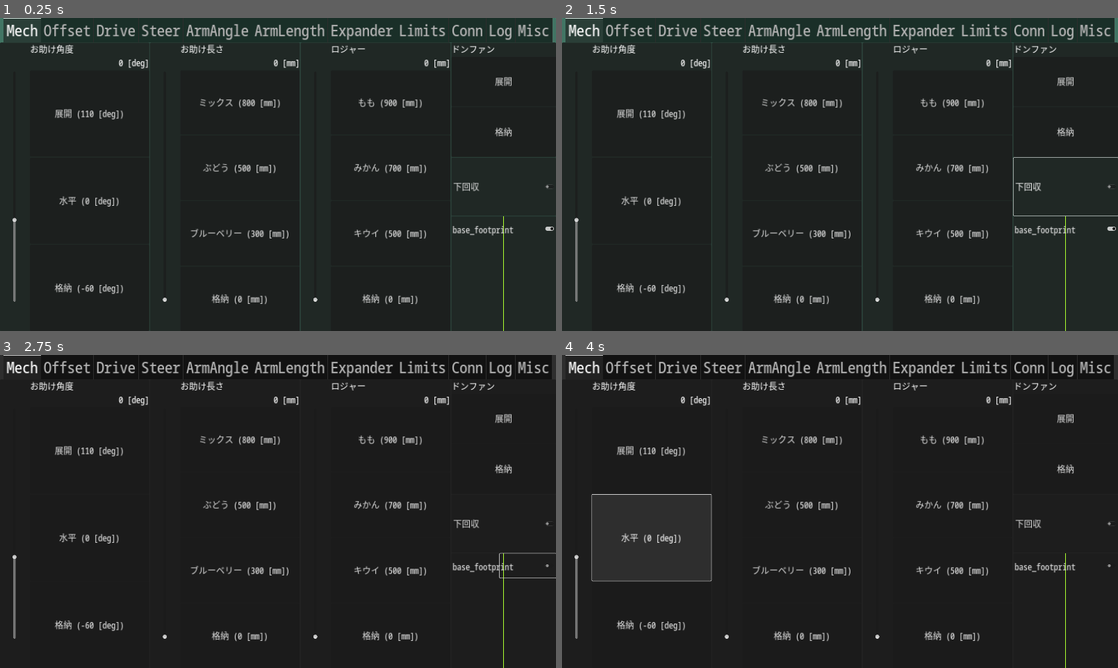
Above: before the commit, frames 1-4 (two rows, left to right).
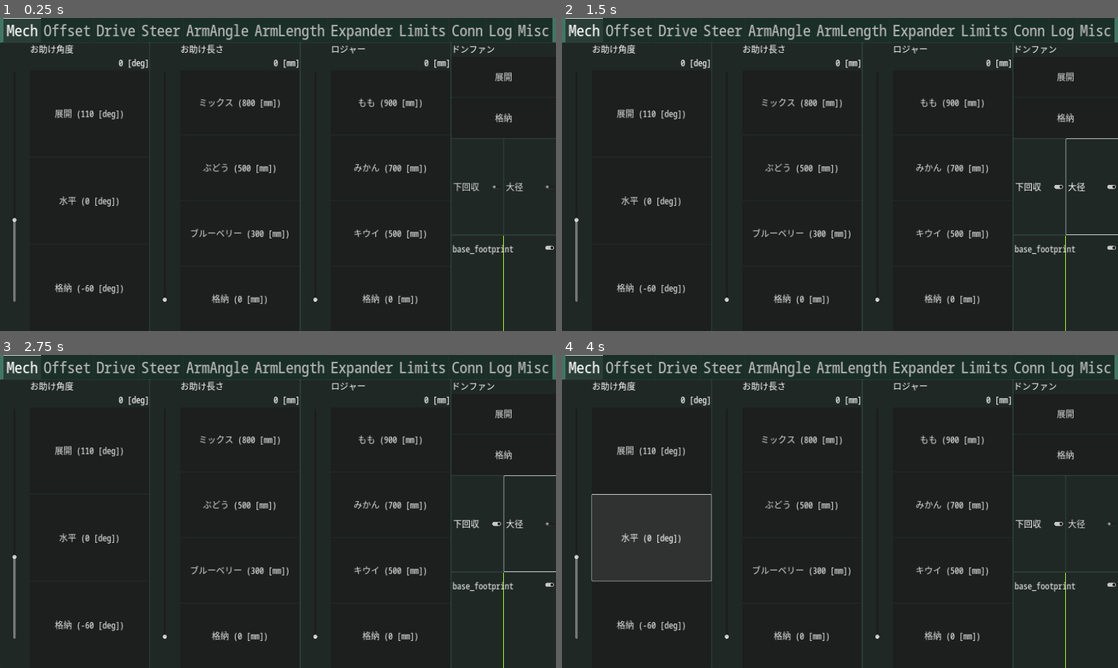
Above: after the commit, the same moments.

Repository: omuct-robotclub/nhk2023-team-a-controller
Game: Godot game, scene res://controls/controller.tscn
Two runs of this game, one before a commit and one after it. Both use one fixed random seed, a clock stepped at 60 frames per second and the inputs below.
Inputs (mouse positions are in pixels of both pictures, inside the frame that each line leads up to):
- Up to frame 1 (0.25 s): no input
- Up to frame 2 (1.5 s): click "下回収" at 0.5 s; click (1090, 187) at 1.25 s, where only the run after the commit has a clickable "大径"
- Up to frame 3 (2.75 s): click (528, 564) at 2.02 s
- Up to frame 4 (4 s): click "展開 (110 [deg])" at 2.75 s; click "水平 (0 [deg])" at 3.5 s

The runs differ from the first frame. In frame 1, 0.7% of the frame differs, in the area x 81-100%, y 17-76%; in frame 2, 0.9%; in frame 3, 7.5%, in the area x 0-100%, y 0-100%; in frame 4, 7.3%.

Commit message:
add large wheel toggle button

Diff:
--- a/controls/controller.tscn
+++ b/controls/controller.tscn
@@ -11,6 +11,7 @@
 [ext_resource type="Script" path="res://scripts/arm_angle_controller.gd" id="7_8lga2"]
 [ext_resource type="PackedScene" uid="uid://do7v7wvbjylin" path="res://controls/slider_with_preset_buttons.tscn" id="8_36cg0"]
 [ext_resource type="Script" path="res://scripts/arm_length_controller.gd" id="9_02u3r"]
+[ext_resource type="Script" path="res://scripts/large_wheel_controller.gd" id="10_p6ao5"]
 [ext_resource type="Script" path="res://scripts/expander_controller.gd" id="10_yswmu"]
 [ext_resource type="Script" path="res://scripts/donfan_controller.gd" id="11_74va8"]
 [ext_resource type="Script" path="res://scripts/collector_controller.gd" id="12_0dauf"]
@@ -154,13 +155,18 @@
 size_flags_vertical = 3
 text = "格納"
 
-[node name="CollectorController" type="Panel" parent="MarginContainer/MainController/TabContainer/Mech/VBoxContainer"]
-layout_mode = 2
+[node name="HBoxContainer" type="HBoxContainer" parent="MarginContainer/MainController/TabContainer/Mech/VBoxContainer"]
+layout_mode = 2
+size_flags_vertical = 3
+
+[node name="CollectorController" type="Panel" parent="MarginContainer/MainController/TabContainer/Mech/VBoxContainer/HBoxContainer"]
+layout_mode = 2
+size_flags_horizontal = 3
 size_flags_vertical = 3
 size_flags_stretch_ratio = 0.5
 script = ExtResource("12_0dauf")
 
-[node name="CheckButton" type="CheckButton" parent="MarginContainer/MainController/TabContainer/Mech/VBoxContainer/CollectorController"]
+[node name="CheckButton" type="CheckButton" parent="MarginContainer/MainController/TabContainer/Mech/VBoxContainer/HBoxContainer/CollectorController"]
 layout_mode = 1
 anchors_preset = 15
 anchor_right = 1.0
@@ -169,6 +175,23 @@
 grow_vertical = 2
 size_flags_vertical = 3
 text = "下回収"
+
+[node name="LargeWheelController" type="Panel" parent="MarginContainer/MainController/TabContainer/Mech/VBoxContainer/HBoxContainer"]
+layout_mode = 2
+size_flags_horizontal = 3
+size_flags_vertical = 3
+size_flags_stretch_ratio = 0.5
+script = ExtResource("10_p6ao5")
+
+[node name="CheckButton" type="CheckButton" parent="MarginContainer/MainController/TabContainer/Mech/VBoxContainer/HBoxContainer/LargeWheelController"]
+layout_mode = 1
+anchors_preset = 15
+anchor_right = 1.0
+anchor_bottom = 1.0
+grow_horizontal = 2
+grow_vertical = 2
+size_flags_vertical = 3
+text = "大径"
 
 [node name="Panel" type="Panel" parent="MarginContainer/MainController/TabContainer/Mech/VBoxContainer"]
 layout_mode = 2
--- /dev/null
+++ b/scripts/large_wheel_controller.gd
@@ -0,0 +1,16 @@
+extends Panel
+
+@onready var check_button: CheckButton = $CheckButton
+
+func _ready() -> void:
+    check_button.toggled.connect(
+        func(button_pressed: bool):
+            if button_pressed:
+                RobotInterface.set_large_wheel_cmd(0.6)
+            else:
+                RobotInterface.set_large_wheel_cmd(0)
+    )
+    RobotInterface.large_wheel_cmd_changed.connect(
+        func():
+            check_button.set_pressed_no_signal(abs(RobotInterface.large_wheel_cmd) > 0.1)
+    )
Not shown: 1 places in controls/controller.tscn that only renumber resources
